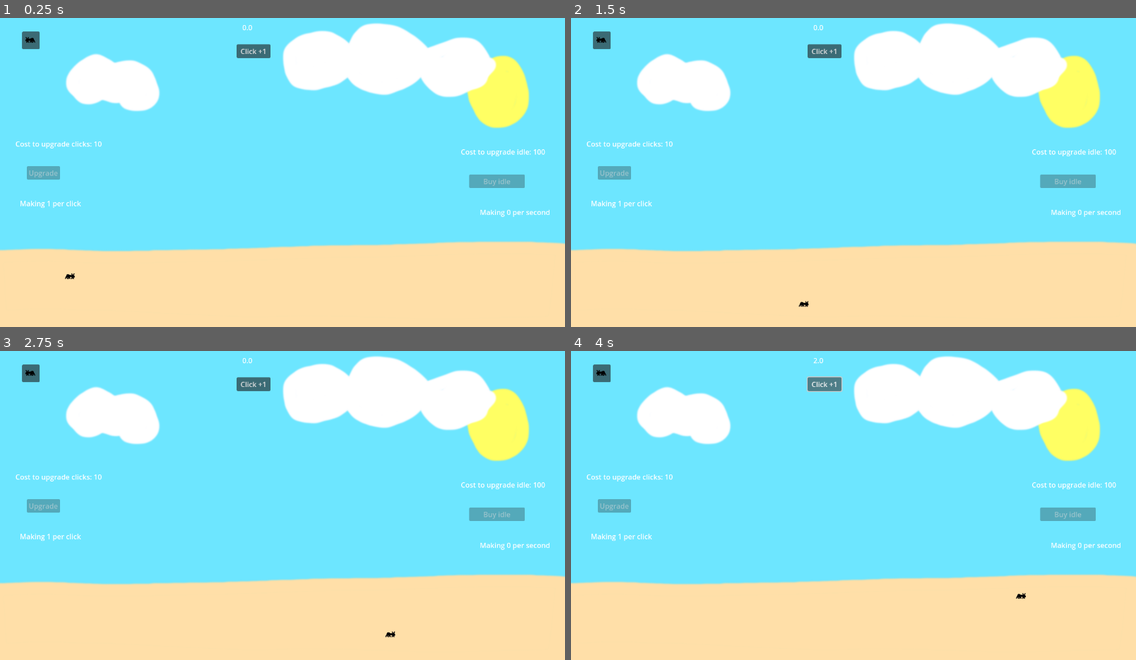
Above: before the commit, frames 1-4 (two rows, left to right).
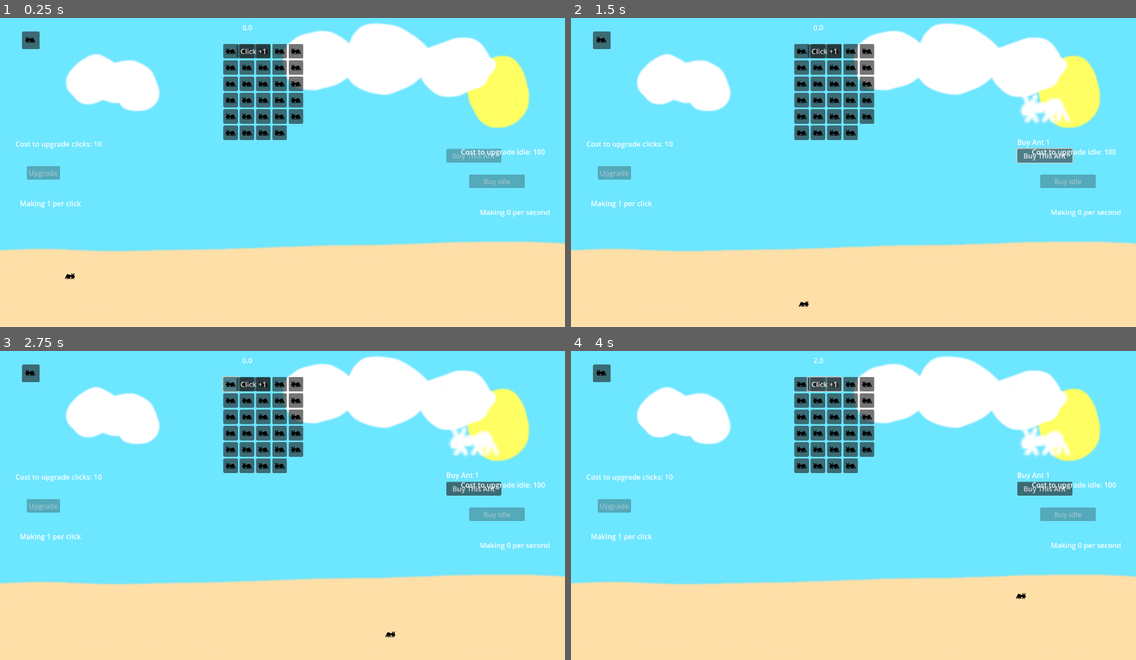
Above: after the commit, the same moments.

Repository: ScaryProd/AntIdle
Game: Godot game, scene res://Desk.tscn
The game is run twice, just before and just after one commit, with the same random seed, the same clock (stepped at 60 frames per second) and the same inputs.
Inputs (mouse positions are in pixels of both pictures, inside the frame that each line leads up to):
- Up to frame 1 (0.25 s): no input
- Up to frame 2 (1.5 s): click (802, 51) at 0.52 s; click (1045, 157) at 1.25 s, where only the run after the commit has a clickable "Buy This Ant"
- Up to frame 3 (2.75 s): click (231, 384) at 2.02 s
- Up to frame 4 (4 s): click (819, 384) at 2.77 s; click (819, 384) at 3.52 s

The runs differ from the first frame. In frame 1, 4.0% of the frame differs, in the area x 39-89%, y 8-47%; in frame 2, 4.8%, in the area x 39-89%, y 8-48%; in frame 3, 4.7%; in frame 4, 4.7%.
Error in both runs: Cannot call method 'add_child' on a null value. (res://Desk.gd:50)

Commit message:
Add simple shop example

Diff:
--- a/shop.gd
+++ b/shop.gd
@@ -5,3 +5,18 @@
 func _ready() -> void:
 	for insect in insect_dict:
 		print(insect)
+	make_test_shop()
+
+
+func make_test_shop() -> void:
+	for this_button in range(1, 30):
+		var button_object: Button = Button.new()
+		button_object.icon = load("res://assets/sprites/ant.png")
+		button_object.pressed.connect(_on_buy_new_ant.bind(this_button))
+		$GridContainer.add_child(button_object)
+
+
+func _on_buy_new_ant(this_ant: int) -> void:
+	$BuyPreview/BuyImage.texture = load("res://assets/sprites/ant_white.png")
+	$BuyPreview/Name.text = "Buy Ant %s" % this_ant
+	$BuyPreview/Buy.disabled = false
--- a/shop.tscn
+++ b/shop.tscn
@@ -18,3 +18,40 @@
 item_count = 1
 item_0/text = "Ants"
 item_0/icon = SubResource("CanvasTexture_e7rdd")
+
+[node name="GridContainer" type="GridContainer" parent="."]
+anchors_preset = 8
+anchor_left = 0.5
+anchor_top = 0.5
+anchor_right = 0.5
+anchor_bottom = 0.5
+offset_left = 506.0
+offset_top = 152.0
+offset_right = 687.0
+offset_bottom = 222.0
+grow_horizontal = 2
+grow_vertical = 2
+columns = 5
+metadata/_edit_lock_ = true
+
+[node name="BuyPreview" type="VBoxContainer" parent="."]
+offset_left = 1011.0
+offset_top = 160.0
+offset_right = 1116.0
+offset_bottom = 222.0
+metadata/_edit_lock_ = true
+
+[node name="BuyImage" type="TextureRect" parent="BuyPreview"]
+custom_minimum_size = Vector2(125, 125)
+layout_mode = 2
+metadata/_edit_lock_ = true
+
+[node name="Name" type="Label" parent="BuyPreview"]
+layout_mode = 2
+metadata/_edit_lock_ = true
+
+[node name="Buy" type="Button" parent="BuyPreview"]
+layout_mode = 2
+disabled = true
+text = "Buy This Ant"
+metadata/_edit_lock_ = true
